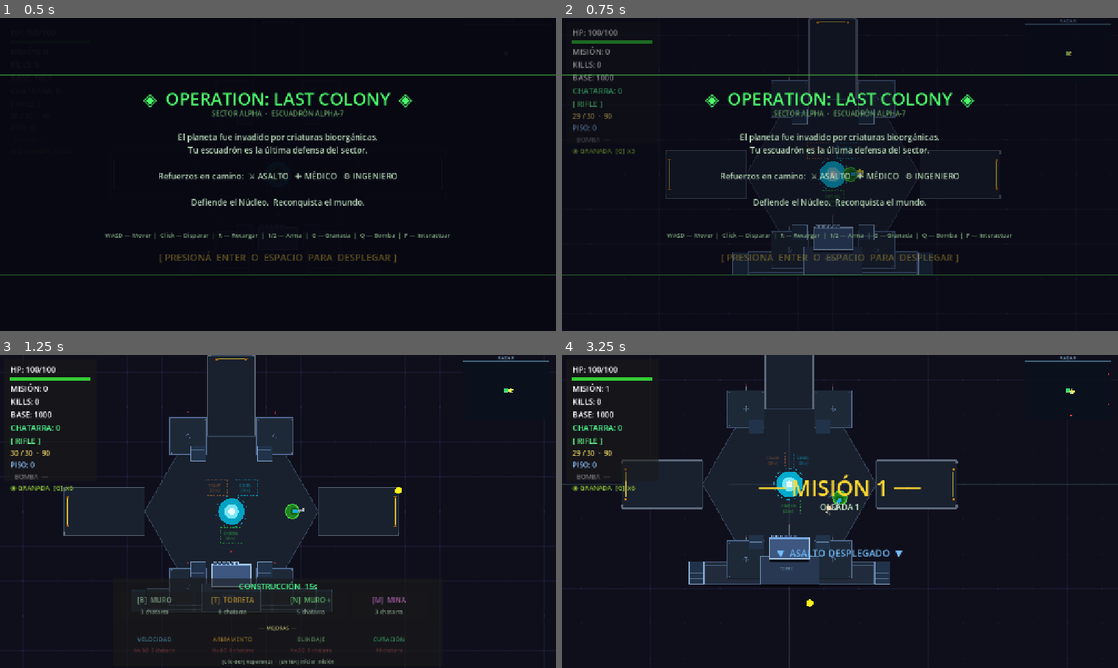
Above: before the commit, frames 1-4 (two rows, left to right).
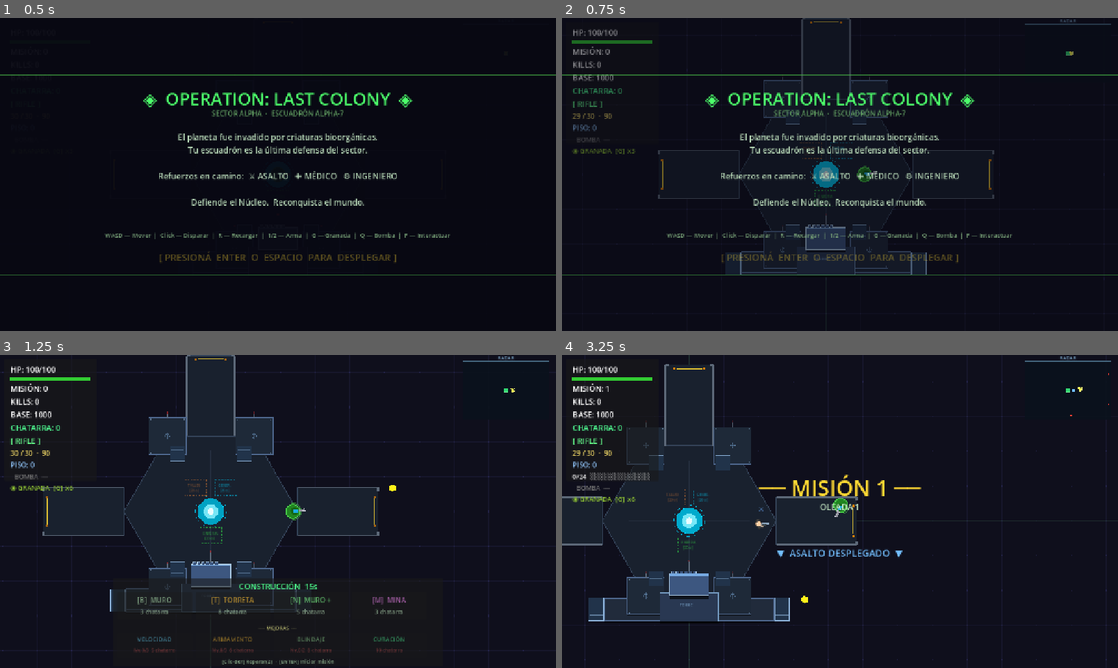
Above: after the commit, the same moments.

Repository: enriquecordero/last-colony
Game: Godot game, scene res://scenes/main.tscn
Same seed, same stepped clock (60 frames per second), same inputs: the game is played once before the commit and once after it. This scene is started directly instead of the project's main scene.
Inputs (mouse positions are in pixels of both pictures, inside the frame that each line leads up to):
- Up to frame 1 (0.5 s): no input
- Up to frame 2 (0.75 s): tap Enter at 0.5 s; move the mouse to (962, 158) at 0.52 s; hold Right (ui_right) from 0.53 s (still down); tap Space at 0.6 s; click (962, 158) at 0.67 s
- Up to frame 3 (1.25 s): keep holding Right (ui_right); tap Space at 0.77, 1.07 s
- Up to frame 4 (3.25 s): move the mouse to (728, 527) at 1.27 s; release Right (ui_right) at 1.28 s; hold Down (ui_down) 1.28-2.03 s; tap R at 1.35 s; tap Space at 1.52, 1.55, 1.82, 2.3, 3.02, 3.05 s; move the mouse to (895, 442) at 2.02 s; hold Right (ui_right) 2.03-2.78 s; tap Enter at 2.1 s; move the mouse to (812, 574) at 2.77 s; hold Up (ui_up) from 2.78 s (still down); tap Keypad Enter at 2.85 s; click (812, 574) at 2.92 s

Frame 1 is identical in both runs. In frame 2, 2.1% of the frame differs, in the area x 17-92%, y 0-83%; in frame 3, 4.7%; in frame 4, 13%, in the area x 0-100%, y 0-100%.
Error before the commit: Cannot call method 'queue_free' on a null value. (res://scripts/main.gd:397)
Error after the commit: Cannot call method 'queue_free' on a null value. (res://scripts/main.gd:398)

Commit message:
Add wave enemy counter and player dash (Space)
Enemy counter: HUD shows killed/total with progress bar, turns green
as the wave nears completion. Resets between waves.

Dash: Space dashes in movement direction at 620px/s for 0.13s.
1.2s cooldown shown as an arc around the player. Disabled on
elevated platforms. Trail ghosts render behind the player during dash.

Co-Authored-By: Claude Sonnet 4.6 <noreply@anthropic.com>

Diff:
--- a/scripts/hud.gd
+++ b/scripts/hud.gd
@@ -52,6 +52,7 @@
 var _queen_lbl:   Label
 
 var _elev_lbl:      Label
+var _enemy_progress: Label
 var _stair_prompt:  Label
 var _max_hp:     int   = 100
 var _infect_lbl: Label
@@ -105,6 +106,12 @@
 	vbox.add_child(_weapon_lbl)
 	vbox.add_child(_ammo_lbl)
 	vbox.add_child(_elev_lbl)
+
+	# Contador de enemigos de la wave actual — se posiciona debajo del HUD lateral
+	_enemy_progress = _lbl("", 15)
+	_enemy_progress.add_theme_color_override("font_color", Color(1.0, 0.82, 0.25))
+	_enemy_progress.visible = false
+	vbox.add_child(_enemy_progress)
 	_bomb_lbl = _lbl("  BOMBA  —", 15)
 	_bomb_lbl.add_theme_color_override("font_color", Color(0.45, 0.45, 0.45))
 	_grenade_lbl = _lbl("  GRANADA  —", 15)
@@ -344,6 +351,23 @@
 
 func update_wave(v: int)     -> void: _wave_lbl.text  = "MISIÓN: %d" % v
 func update_kills(v: int)    -> void: _kills_lbl.text = "KILLS: %d" % v
+
+func update_enemy_progress(killed: int, total: int) -> void:
+	if total <= 0:
+		_enemy_progress.visible = false
+		return
+	_enemy_progress.visible = true
+	var pct := float(killed) / float(total)
+	var bar_len := 12
+	var filled  := int(pct * bar_len)
+	var bar     := "█".repeat(filled) + "░".repeat(bar_len - filled)
+	_enemy_progress.text = "%d/%d  %s" % [killed, total, bar]
+	if pct >= 0.8:
+		_enemy_progress.add_theme_color_override("font_color", Color(0.35, 1.0, 0.45))
+	elif pct >= 0.5:
+		_enemy_progress.add_theme_color_override("font_color", Color(1.0, 0.82, 0.25))
+	else:
+		_enemy_progress.add_theme_color_override("font_color", Color(0.9, 0.9, 0.9))
 
 func update_base_hp(v: int) -> void:
 	_base_lbl.text = "BASE: %d" % v
--- a/scripts/main.gd
+++ b/scripts/main.gd
@@ -79,10 +79,11 @@
 var _medic_npc:    Node2D
 var _engineer_npc: Node2D
 
-var _wave:       int  = 0
-var _kills:      int  = 0
-var _killed:     int  = 0
-var _game_over:  bool = false
+var _wave:        int  = 0
+var _kills:       int  = 0
+var _killed:      int  = 0
+var _wave_total:  int  = 0
+var _game_over:   bool = false
 
 var _mission_active:   bool = false
 var _mission_runtime:  Node = null
@@ -1008,6 +1009,10 @@
 	var base_spd: float = (105.0 + (_wave - 1) * 22.0) if is_survival else (90.0 + (_wave - 1) * 18.0)
 	var count:    int   = (80 + _wave * 40) if is_survival else (18 + _wave * 6)
 	var interval: float = 0.055 if is_survival else 0.17
+
+	_wave_total = count
+	_killed     = 0
+	_hud.update_enemy_progress(0, count)
 
 	for i in count:
 		await get_tree().create_timer(interval * i).timeout
@@ -1057,6 +1062,7 @@
 	_mission_active = false
 	_grenade_mode   = false
 	_hud.update_grenade(_grenade_count, false)
+	_hud.update_enemy_progress(0, 0)
 	shake(8.0)
 	var reward := 8 + _wave * 2
 	_biomasa  += reward
@@ -1188,6 +1194,7 @@
 	_kills  += 1
 	_killed += 1
 	_hud.update_kills(_kills)
+	_hud.update_enemy_progress(_killed, _wave_total)
 	_spawn_death_effect(e.global_position, e.body_color)
 	var raw    = e.get("max_hp")
 	var scrap := clampi(int(float(int(raw)) / 10.0), 1, 5) if raw != null else 1
--- a/scripts/player.gd
+++ b/scripts/player.gd
@@ -54,6 +54,14 @@
 var _stair_cooldown:  float   = 0.0
 var _current_stair:   Variant = null
 
+# Dash
+const DASH_SPEED    := 620.0
+const DASH_DURATION := 0.13
+const DASH_COOLDOWN := 1.2
+var _dash_t:   float = 0.0   # tiempo restante del dash activo
+var _dash_cd:  float = 0.0   # cooldown entre dashes
+var _dash_dir: Vector2 = Vector2.ZERO
+
 
 func _ready() -> void:
 	collision_layer = 1
@@ -75,6 +83,19 @@
 			pts.append(Vector2(cos(a) * rx, cy + sin(a) * ry))
 		draw_colored_polygon(pts, Color(0.0, 0.0, 0.0, 0.45))
 
+	# Trail de dash
+	if _dash_t > 0.0:
+		var pct := _dash_t / DASH_DURATION
+		for k in 4:
+			var offset := -_dash_dir * (12.0 + k * 10.0)
+			draw_circle(offset, 16.0 * (1.0 - k * 0.18),
+				Color(0.28, 0.78, 0.28, pct * (0.35 - k * 0.07)))
+	# Indicador de cooldown de dash (arco debajo del jugador)
+	elif _dash_cd > 0.0:
+		var ready_pct := 1.0 - (_dash_cd / DASH_COOLDOWN)
+		draw_arc(Vector2.ZERO, 19.0, -PI * 0.5, -PI * 0.5 + TAU * ready_pct, 24,
+			Color(0.28, 0.78, 0.28, 0.5), 2.0)
+
 	# Cuerpo (se escala ligeramente al subir de nivel)
 	var sf := 1.0 + _elevation_level * 0.04
 	var r  := 16.0 * sf
@@ -100,7 +121,14 @@
 
 
 func _physics_process(delta: float) -> void:
-	_move()
+	_dash_t  = maxf(_dash_t  - delta, 0.0)
+	_dash_cd = maxf(_dash_cd - delta, 0.0)
+	if _dash_t > 0.0 or _dash_cd > 0.0:
+		queue_redraw()
+	if _dash_t > 0.0:
+		velocity = _dash_dir * DASH_SPEED
+	else:
+		_move()
 	look_at(get_global_mouse_position())
 	move_and_slide()
 	_clamp_to_elevation_platform()
@@ -153,6 +181,26 @@
 					_start_reload()
 			KEY_E:
 				_try_climb()
+			KEY_SPACE:
+				_try_dash()
+
+
+# ─────────────────────────────────────────────────────────────────────────────
+# Dash
+# ─────────────────────────────────────────────────────────────────────────────
+
+func _try_dash() -> void:
+	if _dash_cd > 0.0 or _elevation_level > 0:
+		return
+	var dir := Vector2(
+		Input.get_axis("ui_left",  "ui_right"),
+		Input.get_axis("ui_up",    "ui_down")).normalized()
+	if dir == Vector2.ZERO:
+		dir = Vector2.from_angle(rotation)
+	_dash_dir = dir
+	_dash_t   = DASH_DURATION
+	_dash_cd  = DASH_COOLDOWN
+	queue_redraw()
 
 
 # ─────────────────────────────────────────────────────────────────────────────
